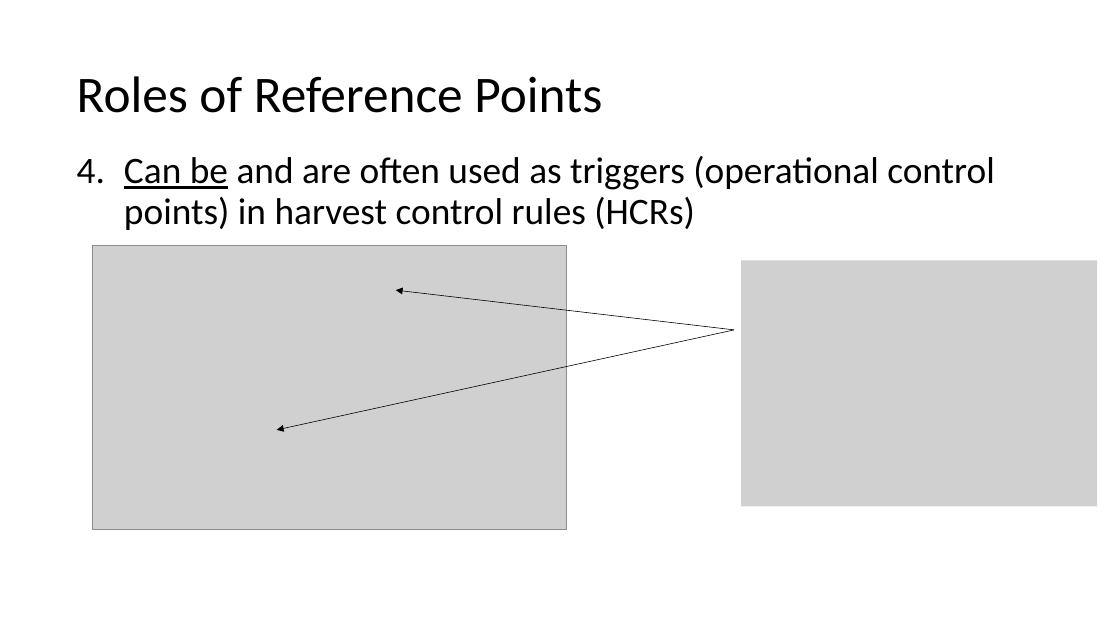
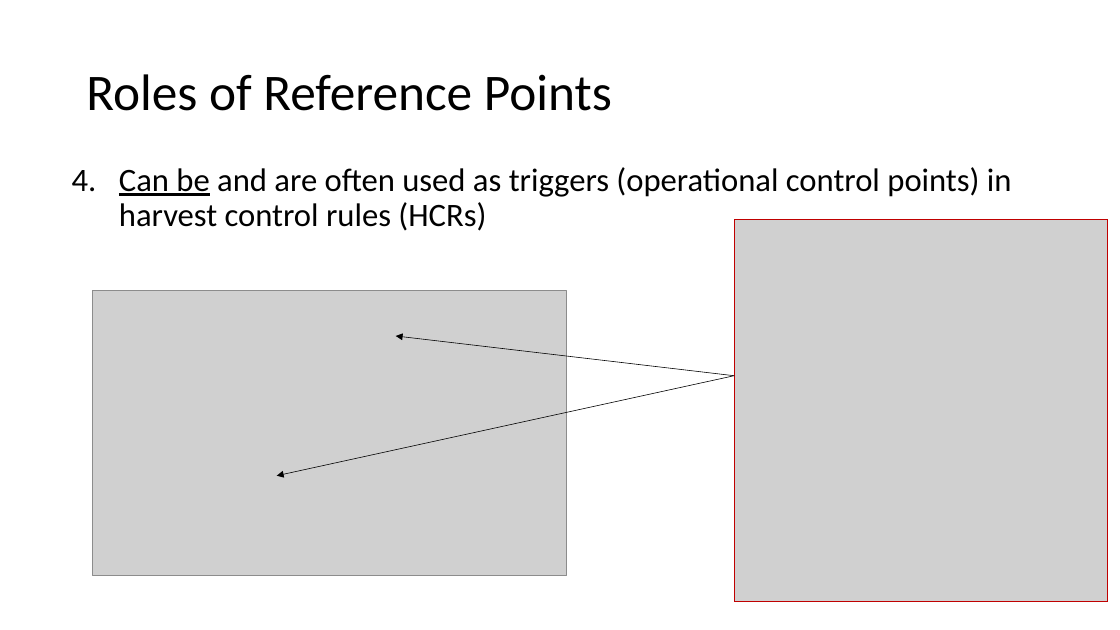
Before and after one commit to TESA-workshops/Ref-Pt-101, a slide deck: slide 19 of RefPt101_221110tb.pptx. Drawn at 1120x630 pixels with LibreOffice and Linux fonts; fonts in the diff are those of the drawing; grey boxes stand for pictures. Boxes give left, top, right and bottom in pixels: in the first picture for what was removed or moved away, otherwise in the second. Text is boxed around its words. In the diff, an @@ line names an element or a change of style, - is before the commit and + after.

```diff
--- a/RefPt101_221110tb.pptx
+++ b/RefPt101_221110tb.pptx
@@ title "Roles of Reference Points" moved from (x1=77, y1=76, x2=602, y2=113) to (x1=86, y1=74, x2=612, y2=111) @@
@@ text "Can be and are often ..." moved from (x1=124, y1=156, x2=995, y2=230) to (x1=119, y1=167, x2=1012, y2=231) @@
@@ text "Can be and are often ..." at (x1=119, y1=167, x2=1012, y2=231): size 32 to 28 pt @@
@@ picture resized from (x1=741, y1=260, x2=1097, y2=507) to (x1=734, y1=219, x2=1108, y2=601) @@
@@ 2 arrows, 1 picture moved together from (x1=92, y1=245, x2=734, y2=530) to (x1=92, y1=291, x2=734, y2=576) @@
```
Also in this commit, not shown: 14 other slides changed.
